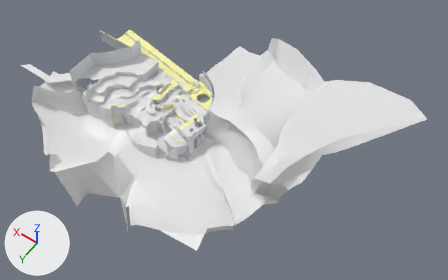
Two versions of the FBX model Assets/ContentPack/AssetTurbo/Scenes/observatory/observatoryV3.fbx, one commit apart.
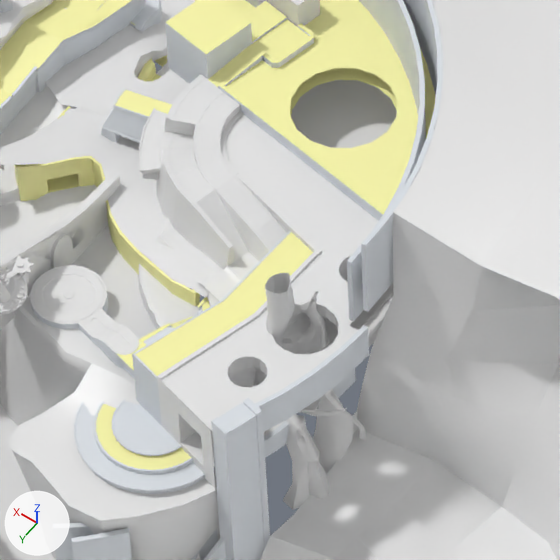
Each version is shown whole from a 50 mm lens placed at (-25.6, 24.0, 38.3), pointed at (-7.6, -1.3, -1.4), then close up on the part from 36% to 51% of the width and 30% to 54% of the height. Arrows for +X, +Y and +Z are at lower left; the lights stay in place. Where no turn or scale is listed for an object, it has been applied to the vertices.

In view in the first close-up: 'OB_Ground_Pool_Plane_01', 'OB_Ground_Pool_Plane_02', 'OB_Ground_Ruins_03', 'OB_Ground_Ruins_04', 'OB_Ground_Terrain_03', 'OB_Ground_Terrain_04', 'OB_Optional_01_CliffFace', 'OB_Ruins_ForceFieldWall_2', 'OB_Ruins_PlatformCylinder_A', 'OB_Tree_Indoors', 'Plane', 'Plane.004'.
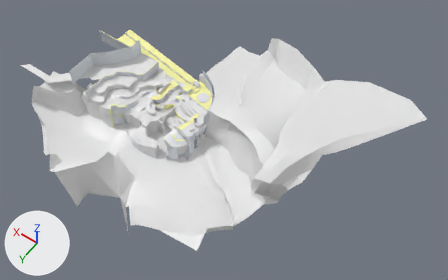
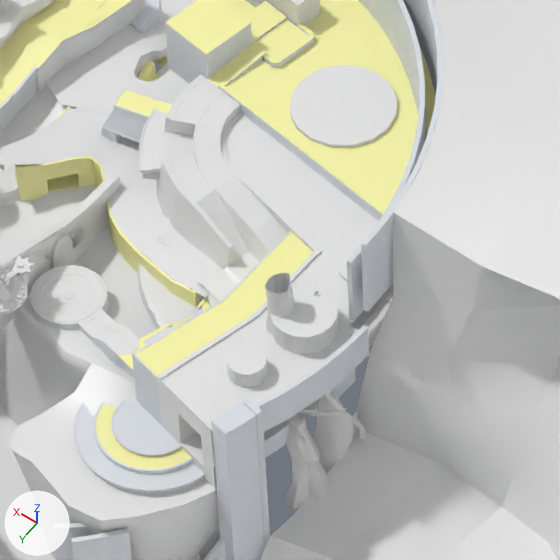
The change, as a list of edits to the scene's bpy script:
```text
Add me_cylinder_017:
    me_cylinder_017.from_pydata(...)  # a 16-sided cylinder along z spanning x -0.187..0.187, y -0.187..0.187, z -0.194..0.194
Add me_cylinder_028:
    me_cylinder_028.from_pydata(...)  # a 16-sided cylinder along z spanning x -0.319..0.319, y -0.319..0.319, z -0.234..0.234
Add me_cylinder_037:
    me_cylinder_037.from_pydata(...)  # a 16-sided cylinder along z spanning x -0.524..0.524, y -0.524..0.524, z -0.385..0.385
Add me_cylinder_030:
    me_cylinder_030.from_pydata(...)  # a 16-sided cylinder along z spanning x -0.187..0.187, y -0.187..0.187, z -0.122..0.122
Add ob_cylinder_005:
    ob_cylinder_005 = bpy.data.objects.new('Cylinder.005', me_cylinder_017)
    ob_cylinder_005.location = (-5.93, 0.76, 0.81)
Add ob_cylinder_006:
    ob_cylinder_006 = bpy.data.objects.new('Cylinder.006', me_cylinder_028)
    ob_cylinder_006.location = (-6.05, 0.03, 0.83)
Add ob_cylinder_019:
    ob_cylinder_019 = bpy.data.objects.new('Cylinder.019', me_cylinder_037)
    ob_cylinder_019.location = (-4.76, -2.31, 0.6)
Add ob_cylinder_018:
    ob_cylinder_018 = bpy.data.objects.new('Cylinder.018', me_cylinder_030)
    ob_cylinder_018.location = (-6.03, -0.84, 0.73)
```

What differs and where, as boxes (x1, y1, x2, y2) in the close-ups (560 x 560 px):
'Cylinder.019', added: after (290, 65, 397, 148)
'Cylinder.006', added: after (270, 285, 339, 354)
'Cylinder.005', added: after (227, 344, 268, 387)
'Cylinder.018', added: after (339, 253, 353, 282)
'Plane', unchanged, covered by the edit: before (178, 80, 397, 465); after (178, 290, 394, 465)
